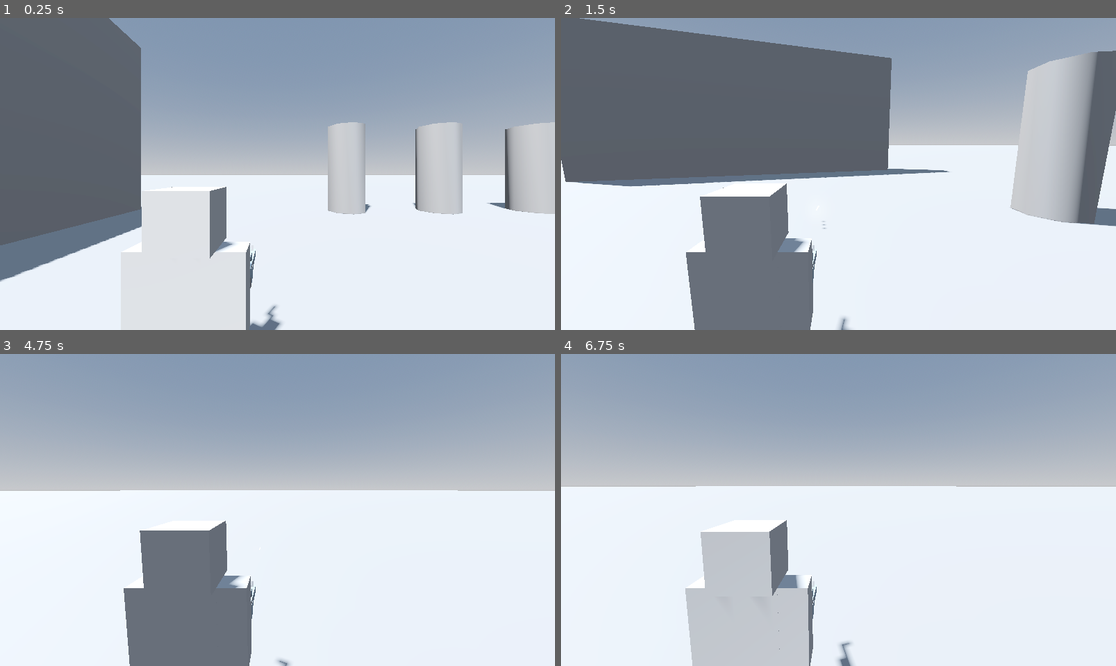
Above: before the commit, frames 1-4 (two rows, left to right).
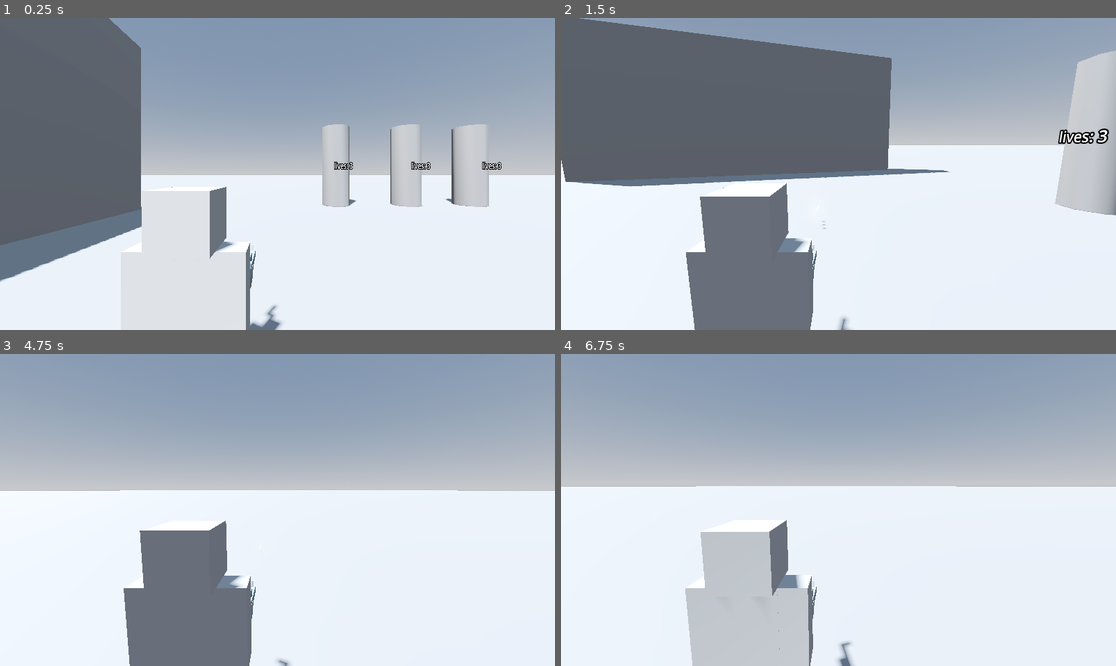
Above: after the commit, the same moments.

Repository: cheskya/ISCS3014-Project5
Game: Godot game, scene res://main.tscn
Two runs of this game, one before a commit and one after it. Both use one fixed random seed, a clock stepped at 60 frames per second and the inputs below.
Inputs (mouse positions are in pixels of both pictures, inside the frame that each line leads up to):
- Up to frame 1 (0.25 s): no input
- Up to frame 2 (1.5 s): tap Enter at 0.5 s; move the mouse to (960, 158) at 0.52 s; press the mouse at (960, 158) at 0.53 s; hold D (move_right) 0.53-1.28 s; move the mouse to (810, 174) at 1.27 s; release the mouse at (810, 174) at 1.28 s; hold W (move_forward) from 1.28 s (still down); tap Space (shoot) at 1.35 s
- Up to frame 3 (4.75 s): keep holding W (move_forward); move the mouse to (288, 503) at 2.02 s; press the mouse at (288, 503) at 2.03 s; move the mouse to (271, 516) at 2.77 s; release the mouse at (271, 516) at 2.78 s; tap Space (shoot) at 2.85, 4.35 s; move the mouse to (316, 513) at 3.52 s; press the mouse at (316, 513) at 3.53 s; move the mouse to (233, 506) at 4.27 s; release the mouse at (233, 506) at 4.28 s
- Up to frame 4 (6.75 s): tap Space (shoot) at 5, 5.85 s; move the mouse to (844, 510) at 5.02 s; press the mouse at (844, 510) at 5.03 s; move the mouse to (816, 503) at 5.77 s; release W (move_forward) at 5.78 s; release the mouse at (816, 503) at 5.78 s; hold D (move_right) 5.78-6.53 s; move the mouse to (866, 510) at 6.52 s; press the mouse at (866, 510) at 6.53 s; hold W (move_forward) from 6.53 s (still down)

The runs differ from the first frame. In frame 1, 5.8% of the frame differs, in the area x 58-100%, y 33-64%; in frame 2, 7.8%, in the area x 80-100%, y 10-67%; in frame 3, less than 0.1%; in frame 4, less than 0.1%.

Commit message:
Make enemies destructible

Diff:
--- a/bullet.gd
+++ b/bullet.gd
@@ -17,10 +17,15 @@
 func _process(delta):
 	linear_velocity = velocity
 	if ray.is_colliding():
+		if (ray.get_collider().is_in_group("enemies")):
+			print("enemy")
+		else:
+			print("indestructible")
 		mesh.visible = false
 		particles.emitting = true
 		await get_tree().create_timer(1.0).timeout
 		queue_free()
 
+
 func _on_timer_timeout():
 	queue_free()
--- /dev/null
+++ b/main.gd
@@ -0,0 +1,21 @@
+extends Node3D
+
+@onready var enemyGroup = $Enemies
+var enemyList
+
+
+# Called when the node enters the scene tree for the first time.
+func _ready() -> void:
+	enemyList = get_tree().get_nodes_in_group("enemies")
+	print(enemyList)
+	for enemy in enemyList:
+			enemy.enemy_killed.connect(_on_enemy_killed)
+
+
+# Called every frame. 'delta' is the elapsed time since the previous frame.
+func _process(delta: float) -> void:
+	pass
+
+
+func _on_enemy_killed(enemy) -> void:
+	enemyGroup.remove_child(enemy)
--- a/main.tscn
+++ b/main.tscn
@@ -1,6 +1,8 @@
-[gd_scene load_steps=5 format=3 uid="uid://bkdrthsbeyu5u"]
+[gd_scene load_steps=7 format=3 uid="uid://bkdrthsbeyu5u"]
 
+[ext_resource type="Script" path="res://main.gd" id="1_d0lrq"]
 [ext_resource type="PackedScene" uid="uid://burbtobjhspw0" path="res://scenes/player/player.tscn" id="1_xf2ck"]
+[ext_resource type="PackedScene" uid="uid://cvkcgxwx2sbwm" path="res://scenes/enemy/enemy.tscn" id="2_l6v80"]
 
 [sub_resource type="ProceduralSkyMaterial" id="ProceduralSkyMaterial_34kfv"]
 sky_horizon_color = Color(0.64625, 0.65575, 0.67075, 1)
@@ -16,6 +18,7 @@
 glow_enabled = true
 
 [node name="Main" type="Node3D"]
+script = ExtResource("1_d0lrq")
 
 [node name="WorldEnvironment" type="WorldEnvironment" parent="."]
 environment = SubResource("Environment_v8714")
@@ -31,14 +34,14 @@
 use_collision = true
 collision_layer = 24
 
-[node name="CSGCylinder3D" type="CSGCylinder3D" parent="Enemies"]
-transform = Transform3D(1.71408, 0, 0, 0, 2.10685, 0, 0, 0, 1.71408, 0, 2.79234, 8.90735)
+[node name="Enemy" parent="Enemies" instance=ExtResource("2_l6v80")]
+transform = Transform3D(1.49023, 0, 0, 0, 2.1942, 0, 0, 0, 1.49023, 0, 3.08267, 10.6746)
 
-[node name="CSGCylinder3D2" type="CSGCylinder3D" parent="Enemies"]
-transform = Transform3D(1.71408, 0, 0, 0, 2.10685, 0, 0, 0, 1.71408, -4.20453, 2.79234, 8.90735)
+[node name="Enemy2" parent="Enemies" instance=ExtResource("2_l6v80")]
+transform = Transform3D(1.49023, 0, 0, 0, 2.1942, 0, 0, 0, 1.49023, -3.84146, 3.08267, 10.6746)
 
-[node name="CSGCylinder3D3" type="CSGCylinder3D" parent="Enemies"]
-transform = Transform3D(1.71408, 0, 0, 0, 2.10685, 0, 0, 0, 1.71408, -8.61185, 2.79234, 8.90735)
+[node name="Enemy3" parent="Enemies" instance=ExtResource("2_l6v80")]
+transform = Transform3D(1.49023, 0, 0, 0, 2.1942, 0, 0, 0, 1.49023, -7.35761, 3.08267, 10.6746)
 
 [node name="Indestructibles" type="CSGCombiner3D" parent="."]
 use_collision = true
@@ -53,3 +56,5 @@
 transform = Transform3D(34.1912, 0, 0, 0, 1.03465, 0, 0, 0, 34.1912, 0.5, 0.5, 0.240967)
 use_collision = true
 size = Vector3(26.7, 1, 24.9)
+
+[connection signal="enemy_killed" from="Enemies/Enemy" to="." method="_on_enemy_enemy_killed"]
--- a/project.godot
+++ b/project.godot
@@ -14,6 +14,10 @@
 run/main_scene="res://main.tscn"
 config/features=PackedStringArray("4.3", "Forward Plus")
 config/icon="res://icon.svg"
+
+[global_group]
+
+enemies=""
 
 [input]
 
--- /dev/null
+++ b/scenes/enemy/enemy.gd
@@ -0,0 +1,22 @@
+extends CSGCylinder3D
+
+var lives = 3
+signal enemy_killed(enemy)
+
+@onready var label = $Label3D
+
+# Called when the node enters the scene tree for the first time.
+func _ready() -> void:
+	pass # Replace with function body.
+
+
+# Called every frame. 'delta' is the elapsed time since the previous frame.
+func _process(delta: float) -> void:
+	pass
+
+
+func _on_hit_box_body_entered(body: Node3D) -> void:
+	lives -= 1
+	label.text = "lives: " + str(lives)
+	if (lives <= 0):
+		enemy_killed.emit(self)
--- /dev/null
+++ b/scenes/enemy/enemy.tscn
@@ -0,0 +1,28 @@
+[gd_scene load_steps=3 format=3 uid="uid://cvkcgxwx2sbwm"]
+
+[ext_resource type="Script" path="res://scenes/enemy/enemy.gd" id="1_7vac8"]
+
+[sub_resource type="CylinderShape3D" id="CylinderShape3D_cbfpa"]
+
+[node name="Enemy" type="CSGCylinder3D" groups=["enemies"]]
+transform = Transform3D(1.49023, 0, 0, 0, 2.1942, 0, 0, 0, 1.49023, 0, 0, 0)
+use_collision = true
+collision_layer = 24
+collision_mask = 4
+script = ExtResource("1_7vac8")
+
+[node name="HitBox" type="Area3D" parent="."]
+transform = Transform3D(-1, 0, -8.74228e-08, 0, 1, 0, 8.74228e-08, 0, -1, -0.0493542, 0.0200486, -0.731619)
+collision_layer = 8
+collision_mask = 4
+
+[node name="CollisionShape3D" type="CollisionShape3D" parent="HitBox"]
+transform = Transform3D(-1.01957, 0, 8.91336e-08, 0, 1.01957, 0, -8.91336e-08, 0, -1.01957, -0.0493541, -0.0200486, -0.731619)
+shape = SubResource("CylinderShape3D_cbfpa")
+
+[node name="Label3D" type="Label3D" parent="."]
+transform = Transform3D(-1, 0, -8.74228e-08, 0, 1, 0, 8.74228e-08, 0, -1, -0.0493542, 0.0200486, -0.731619)
+pixel_size = 0.006
+text = "lives: 3"
+
+[connection signal="body_entered" from="HitBox" to="." method="_on_hit_box_body_entered"]
--- a/scenes/player/bullet.tscn
+++ b/scenes/player/bullet.tscn
@@ -27,7 +27,8 @@
 size = Vector3(0.04, 0.04, 0.04)
 
 [node name="Bullet" type="RigidBody3D"]
-collision_layer = 2
+collision_layer = 4
+collision_mask = 26
 script = ExtResource("1_b6w8w")
 
 [node name="MeshInstance3D" type="MeshInstance3D" parent="."]
@@ -38,8 +39,8 @@
 
 [node name="RayCast3D" type="RayCast3D" parent="."]
 transform = Transform3D(0.06, 0, 0, 0, -0.05, -1.90255e-08, 0, 7.54979e-09, -0.126, -0.00279381, -0.00106352, 0.115784)
-visible = false
 target_position = Vector3(0, 0, 1)
+collision_mask = 10
 
 [node name="CollisionShape3D" type="CollisionShape3D" parent="."]
 transform = Transform3D(0.034, 0, 0, 0, 0.05, 0, 0, 0, 0.669, 0, 0, 0.000548601)
